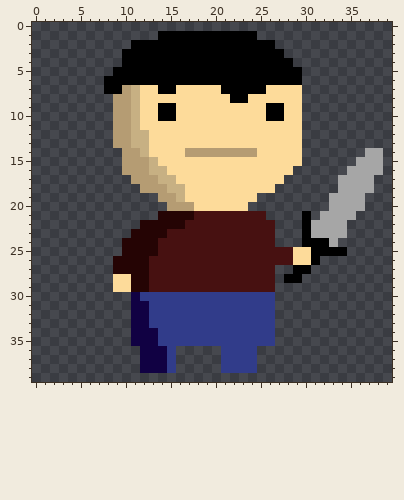
File history of a pixel-art sprite, Images/shopKeeper.png. Above: the version before the commit.
The file is 40x40 pixels.
The result:
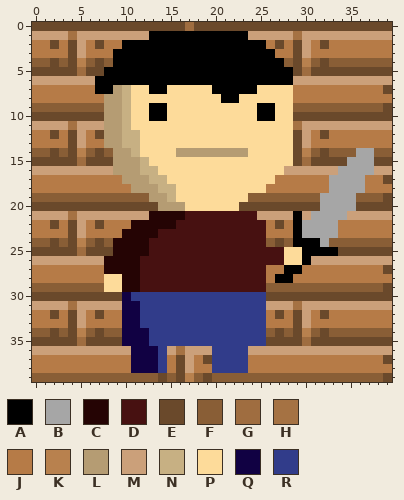
Palette (. is transparent): A #000000  B #a6a6a6  C #250404  D #471111  E #6a492b  F #895e36  G #9f6d40  H #a57243  J #b67b47  K #b8814e  L #b59c73  M #cba07a  N #c7b083  P #fddb9a  Q #110143  R #313c8a
What changed:
Changed rows in their new state; - is an unchanged pixel.
first column x 0:
 0 EEEEEEEEEEEEEEEEEGEEEEEEEEEEEEEEEEEEEEEE
 1 MMMMHMMMMMMMMA----------MMMMMHMMMMMMMMMM
 2 JJEJEMJEJJA---------------JEJEMJEJJJJJJJ
 3 JJJJEMJJJA-----------------JJEMJJJJJJJJJ
 4 FFEFEKFEFA------------------FEKFEFFFFFFF
 5 EEEEEGEEA--------------------EGEEEEEEEEE
 6 MMMMMMMA---------------------MMMMMMMMMMM
 7 JJJJJJJA-LNP-A-P----A----P---JJJJJJJJJJE
 8 JJJJJJJJL-NP---------A-P-----JJJJJJJJJJJ
 9 FFFFFFFFL-NP-A-P---------A-P-FFFFFFFFFFE
10 EEEEEEEEL-NP-A-P---------A-P-EEEEEEEEEEE
11 MMMMHMMML-NP-----------------HMMMMMMMMMM
12 JJEJEMJEL-N-P----------------EMJEJJJJJJJ
13 JJJJEMJJL-N-P----------------EMJJJJJJJJJ
14 FFEFEKFEFL-NP---L-------P----EKFEFFFB-FF
15 EEEEEGEEEL--NP---------------EGEEEEB--EE
16 MMMMMMMMML--N-P-------------MMMMMMB---MM
17 JJJJJJJJJJL--N-P-----------JJJJJJB---JJE
18 JJJJJJJJJJJL--N-P---------JJJJJJJB---JJJ
19 FFFFFFFFFFFFFL-NP-------FFFFFFFFB---FFFE
20 EEEEEEEEEEEEEEL--P-----EEEEEEEEEB---EEEE
21 MMMMHMMMMMMMMC---D-------MMMMAMB---MMMMM
22 JJEJEMJEJJJC----D---------JEJAB---JJJJJJ
23 JJJJEMJJJJC---D-----------JJJAB---JJJJJJ
24 FFEFEKFEFC---D------------FEFA--BFFFFFFF
25 EEEEEGEEEC---D--------------P-A---EEEEEE
26 MMMMMMMMC---D---------------P-AMMMMMMMMM
27 JJJJJJJJC---D-------------JJA-JJJJJJJJJE
28 JJJJJJJJP-C-D-------------JA-JJJJJJJJJJJ
29 FFFFFFFFP-C-D-------------FFFFFFFFFFFFFE
30 EEEEEEEEEEQR--------------EEEEEEEEEEEEEE
31 MMMMHMMMMMQ-R-------------MMMHMMMMMMMMMM
32 JJEJEMJEJJQ-R-------------JEJEMJEJJJJJJJ
33 JJJJEMJJJJQ-R-------------JJJEMJJJJJJJJJ
34 FFEFEKFEFFQ--R------------FEFEKFEFFFFFFF
35 EEEEEGEEEEQ--R------------EEEEGEEEEEEEEE
36 MMMMMMMMMMMQ--RMHMMMR---MMMMMMMMMMMMMMMM
37 JJJJJJJJJJJQ--RJEMJER---JJJJJJJJJJJJJJJE
38 JJJJJJJJJJJQ--RJEMJJR---JJJJJJJJJJJJJJJJ
39 FFFFFFFFFFFFFFEFEKFEFFFFFFFFFFFFFFFFFFFE
Pixel boxes of the changes (left, top, right, bottom) in both pictures:
changed: (32, 22, 392, 382)
